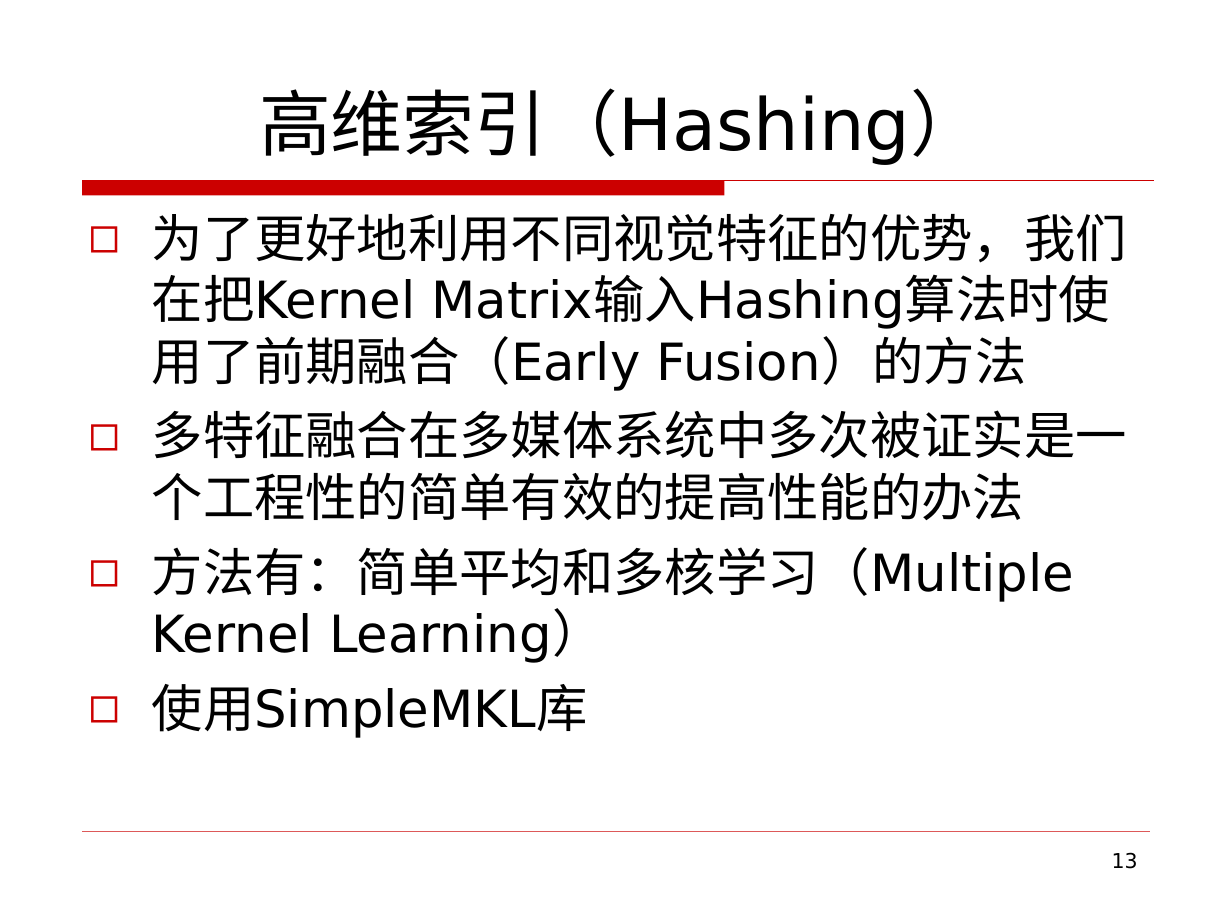
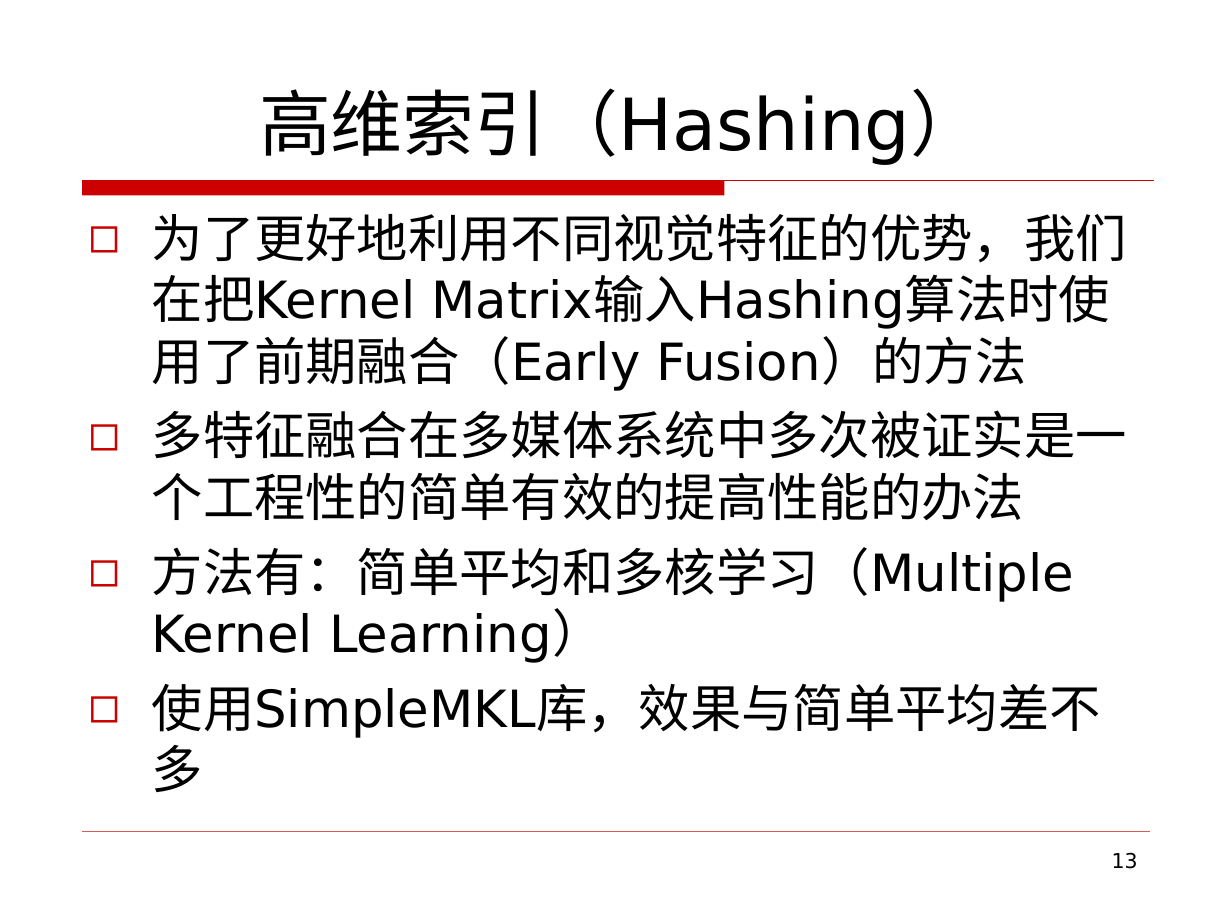
Before and after one commit to zym1010/photo_tourism_ZJU, a slide deck: slide 13 of ppt/基于相似图像及矩阵分解的景物浏览系统结题.ppt. Drawn at 1232x924 pixels with LibreOffice and Linux fonts; fonts in the diff are those of the drawing. Boxes give left, top, right and bottom in pixels: in the first picture for what was removed or moved away, otherwise in the second. Text is boxed around its words. In the diff, an @@ line names an element or a change of style, - is before the commit and + after.

```diff
--- a/ppt/基于相似图像及矩阵分解的景物浏览系统结题.ppt
+++ b/ppt/基于相似图像及矩阵分解的景物浏览系统结题.ppt
@@ text at (x1=152, y1=684, x2=1101, y2=792): text changed @@
-◻ 使用SimpleMKL库
+◻ 使用SimpleMKL库，效果与简单平均差不多
```
Also in this commit, not shown: 2 other slides changed.
